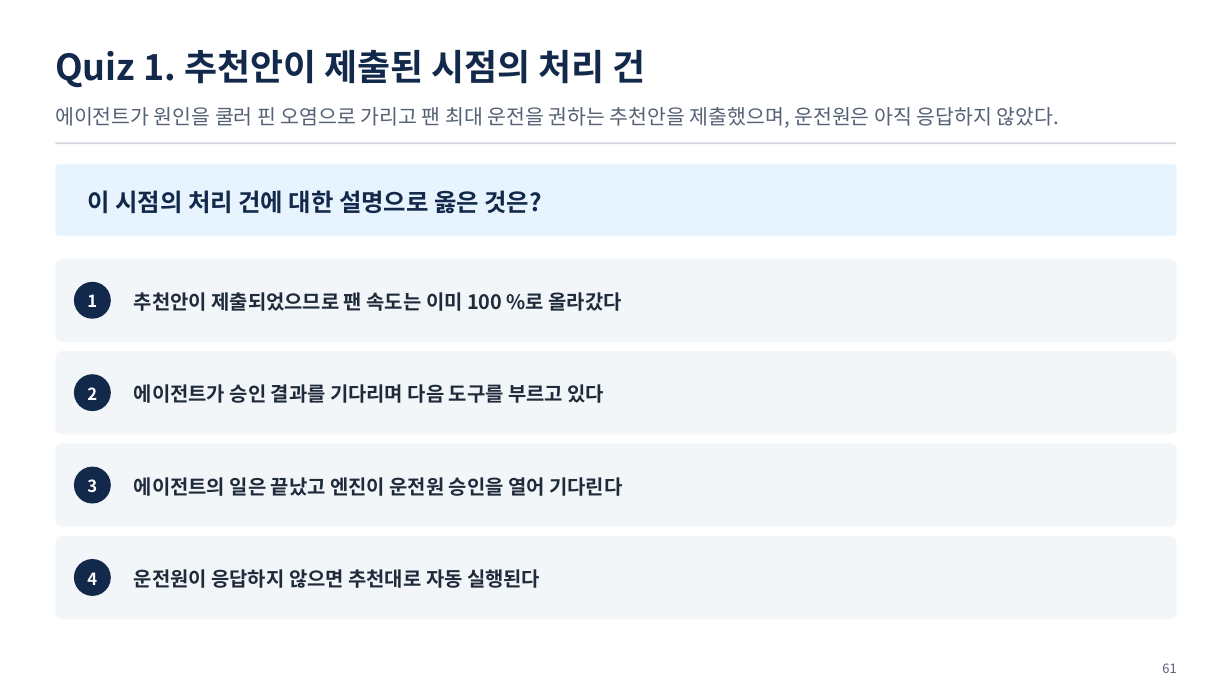
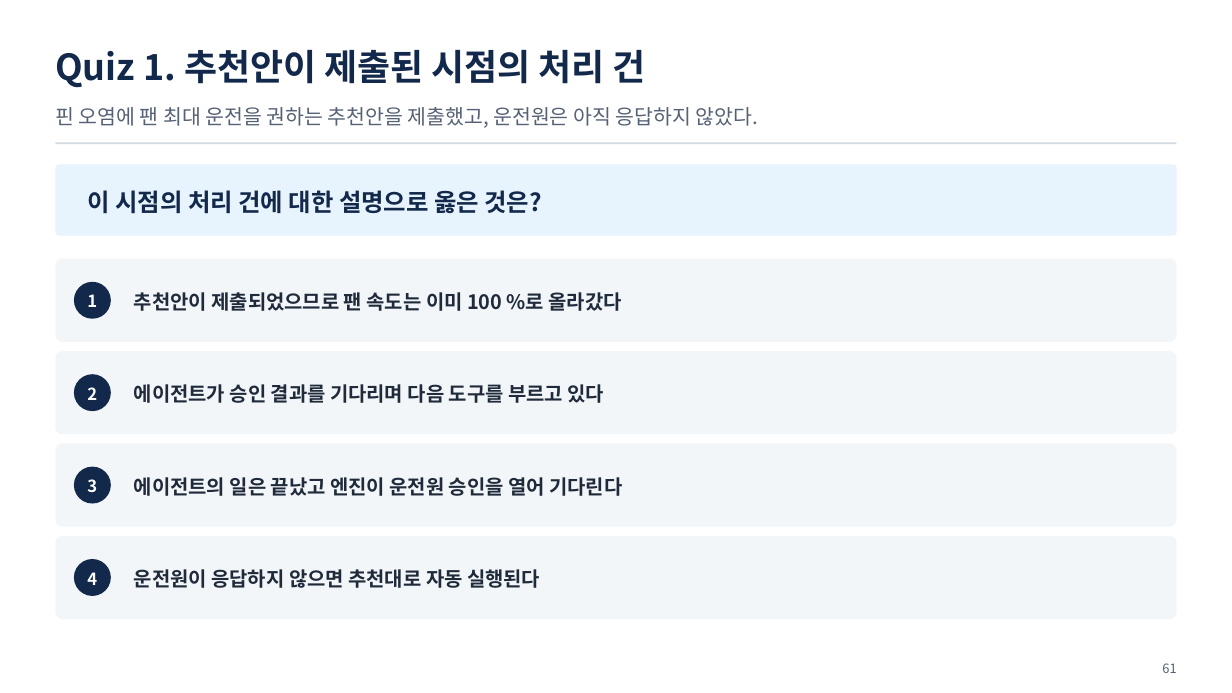
Before and after one commit to uengine-oss/hyd-iot-edu, a slide deck: slide 61 of 산출물/통합반/이론/11회차/통합반_11일차.pptx. Drawn at 1232x693 pixels with LibreOffice and Linux fonts; fonts in the diff are those of the drawing. Boxes give left, top, right and bottom in pixels: in the first picture for what was removed or moved away, otherwise in the second. Text is boxed around its words. In the diff, an @@ line names an element or a change of style, - is before the commit and + after.

```diff
--- a/산출물/통합반/이론/11회차/통합반_11일차.pptx
+++ b/산출물/통합반/이론/11회차/통합반_11일차.pptx
@@ text at (55,107,758,128): text changed @@
-에이전트가 원인을 쿨러 핀 오염으로 가리고 팬 최대 운전을 권하는 추천안을 제출했으며, 운전원은 아직 응답하지 않았다.
+핀 오염에 팬 최대 운전을 권하는 추천안을 제출했고, 운전원은 아직 응답하지 않았다.
```
Also in this commit, not shown: 11 other slides changed, 29 other files.
